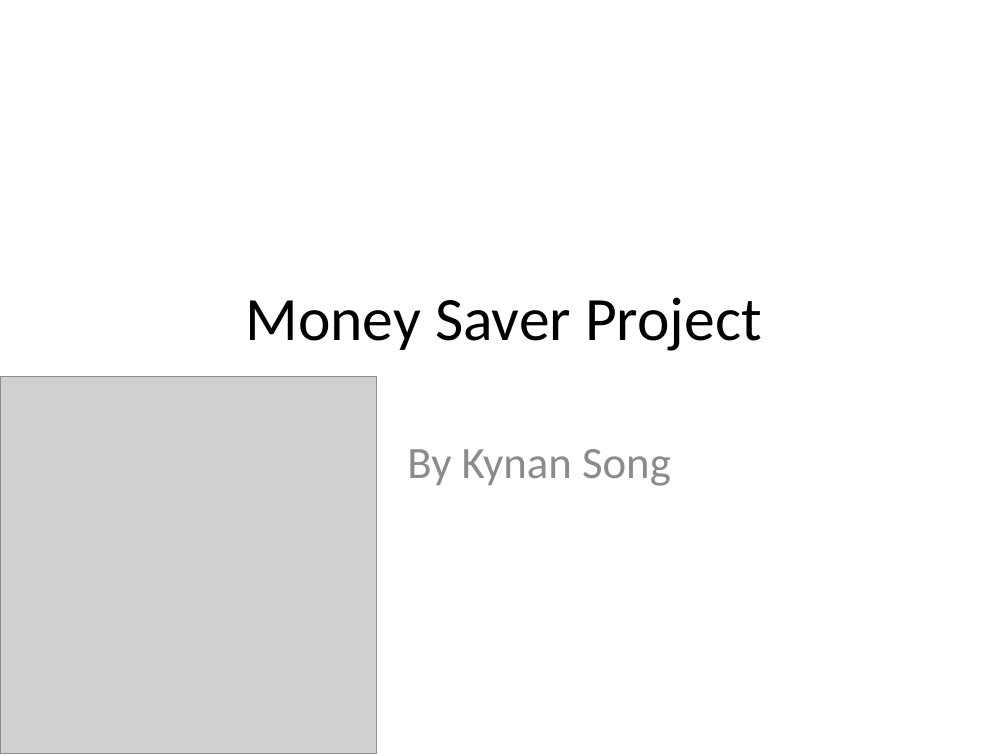
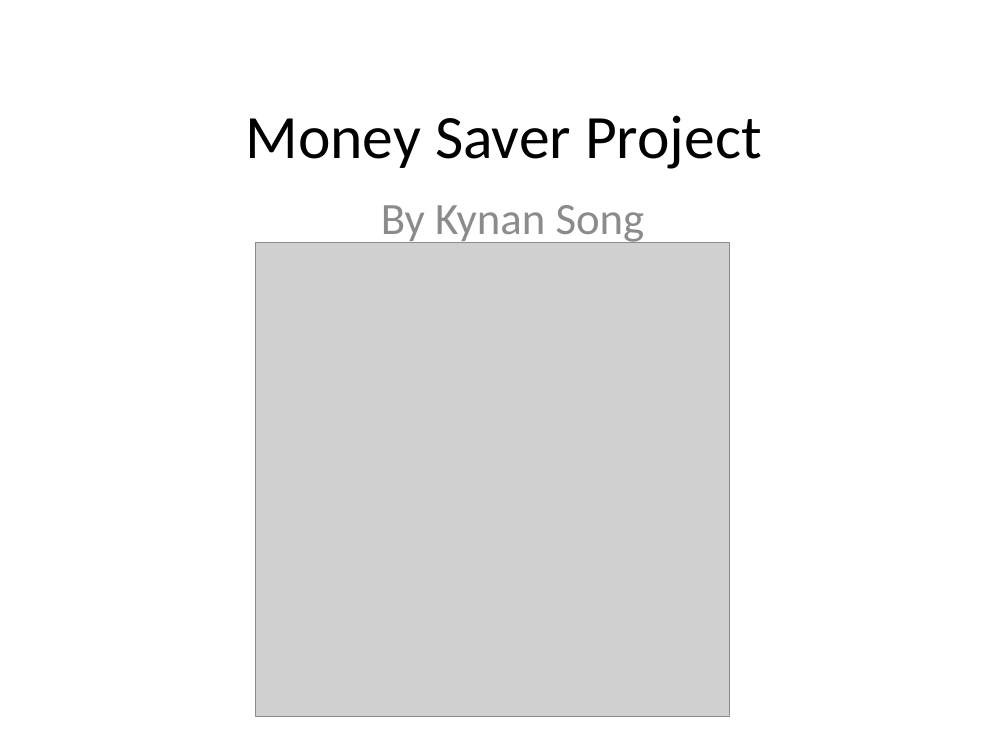
Before and after one commit to scottishasian/Money_saver_project, a slide deck: slide 1 of planning/Presentation1.pptx. Drawn at 1008x756 pixels with LibreOffice and Linux fonts; fonts in the diff are those of the drawing; grey boxes stand for pictures. Boxes give left, top, right and bottom in pixels: in the first picture for what was removed or moved away, otherwise in the second. Text is boxed around its words. In the diff, an @@ line names an element or a change of style, - is before the commit and + after.

```diff
--- a/planning/Presentation1.pptx
+++ b/planning/Presentation1.pptx
@@ title "Money Saver Project": place and size @@
-title "Money Saver Project" at (245,297,762,351)
+title "Money Saver Project" at (245,115,762,169)
@@ subtitle "By Kynan Song": place and size @@
-subtitle "By Kynan Song" at (407,449,671,486)
+subtitle "By Kynan Song" at (381,205,645,245)
@@ picture: place and size @@
-picture at (0,377,376,754)
+picture at (256,242,730,717)
```
Also in this commit, not shown: 2 other files.
